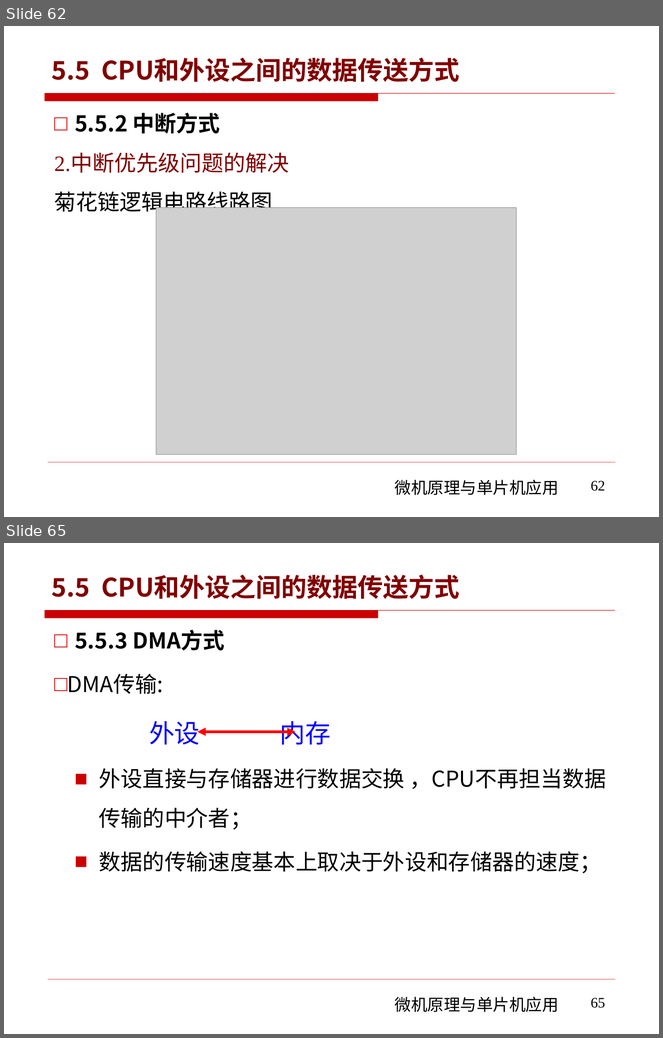
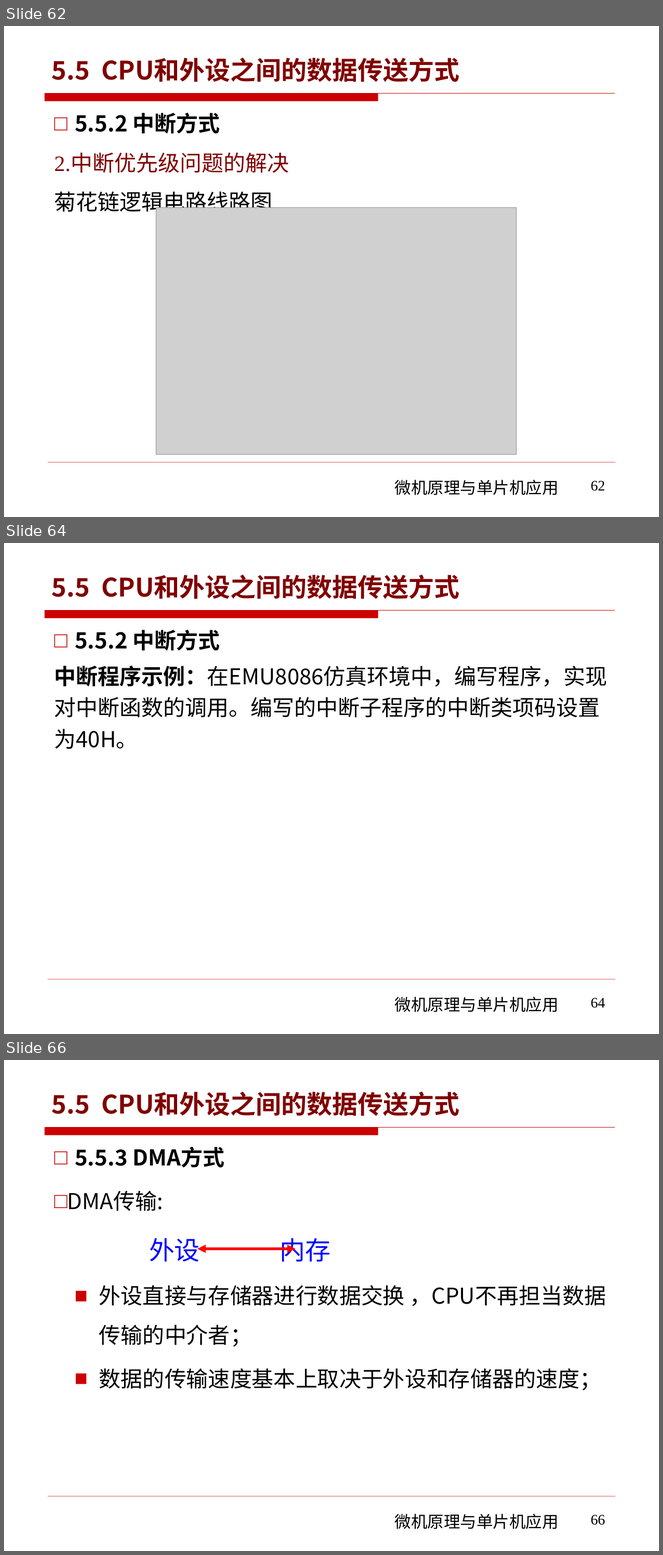
Before and after one commit to rshouc/Microcomputer, a slide deck: PPT/The Principle of Microcomputer/第五章 微机原理（微机和外设的数据传输) .pptx. Shown one above the other, each under a label of ours: slides 62 and 65 before the commit, slides 62, 64 and 66 after it; the slides between them are not shown. The pictures are 663x1038 and 663x1555 pixels, drawn with LibreOffice and Linux fonts; fonts in the diff are those of the drawing; grey boxes stand for pictures; background and template pictures are left out. Boxes give left, top, right and bottom in pixels: in the first picture for what was removed or moved away, otherwise in the second. Text is boxed around its words. In the diff, an @@ line names an element or a change of style, - is before the commit and + after.

```diff
--- a/PPT/The Principle of Microcomputer/第五章 微机原理（微机和外设的数据传输) .pptx
+++ b/PPT/The Principle of Microcomputer/第五章 微机原理（微机和外设的数据传输) .pptx
@@ slide 64 added at box(4, 543, 659, 1034), background #FFFFFF; not listed: 3 template elements that a slide beside it also shows @@
@@ title added at box(52, 575, 460, 599), 28 pt, text #800000, bold @@
+5.5 CPU和外设之间的数据传送方式
@@ text added at box(54, 630, 608, 749), 24 pt, text #000000 @@
+□ 5.5.2 中断方式
+中断程序示例：在EMU8086仿真环境中，编写程序，实现对中断函数的调用。编写的中断子程序的中断类项码设置为40H。
@@ page number added at box(591, 998, 606, 1008), 16 pt, text #000000 @@
+64
@@ what was slide 65 is now slide 66 @@
@@ page number at box(591, 1515, 606, 1525): text changed @@
-65
+66
```
Also in this commit, not shown: 2 slides changed, 1 other file.
